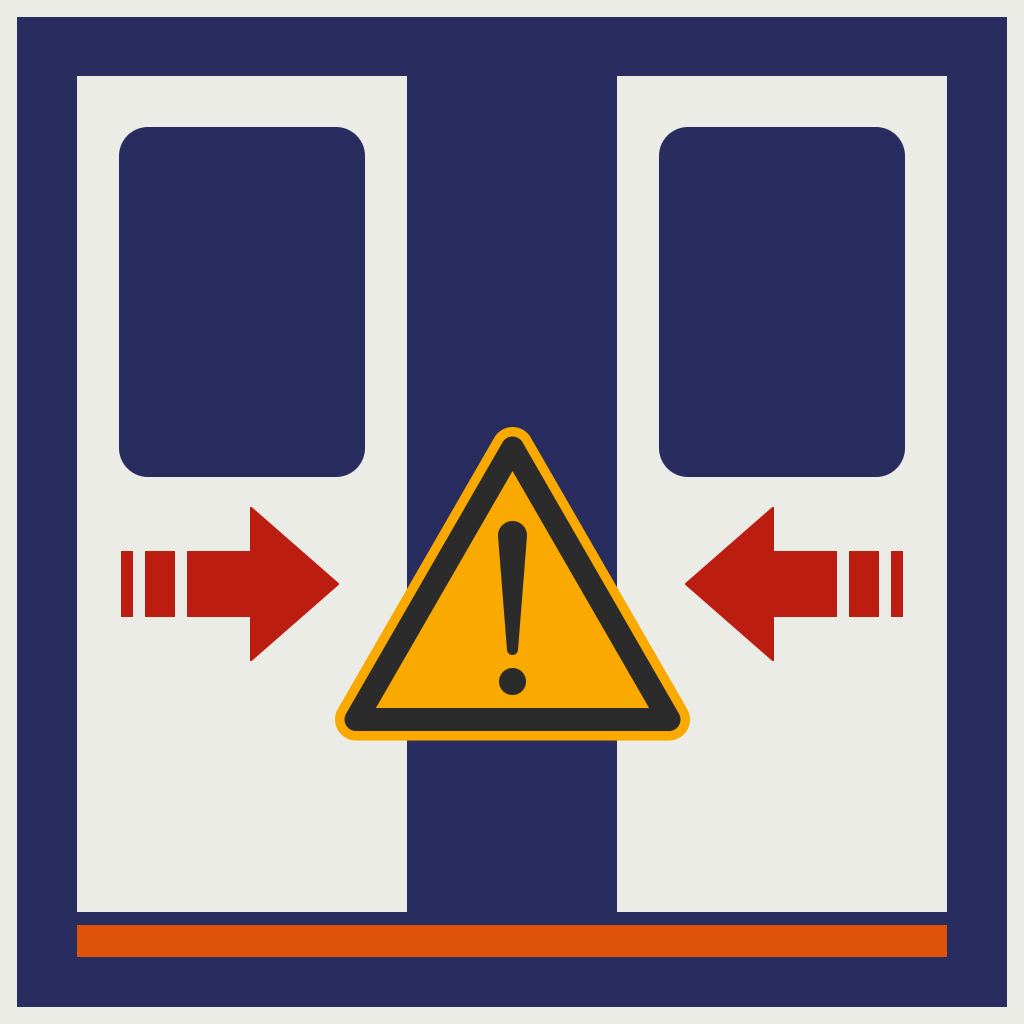
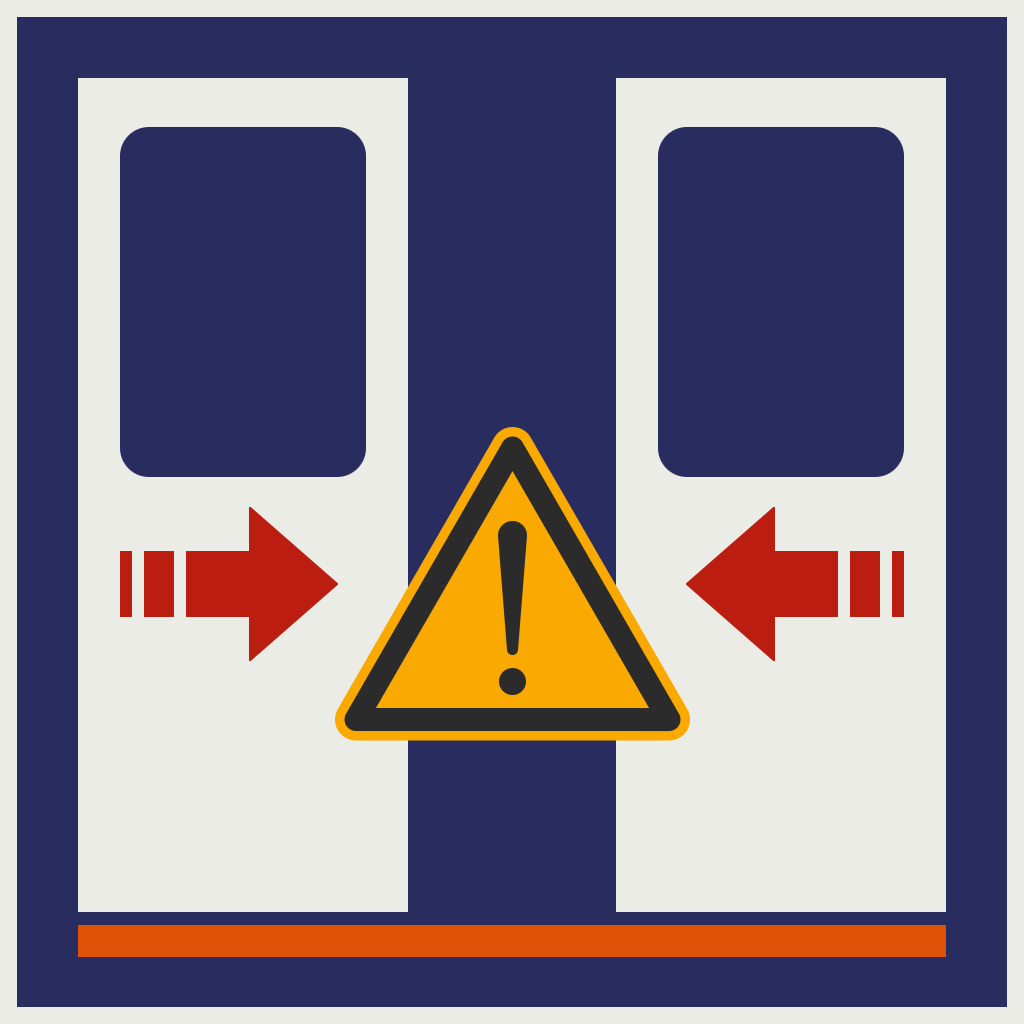
The second 1024 × 1024 image is a revision of the first. Changes to its layers:
painted on "Arrows" over [120, 507, 904, 661]
renamed "SymbolBase" to "SymbolBase_v1", painted on it over [77, 76, 947, 957]
